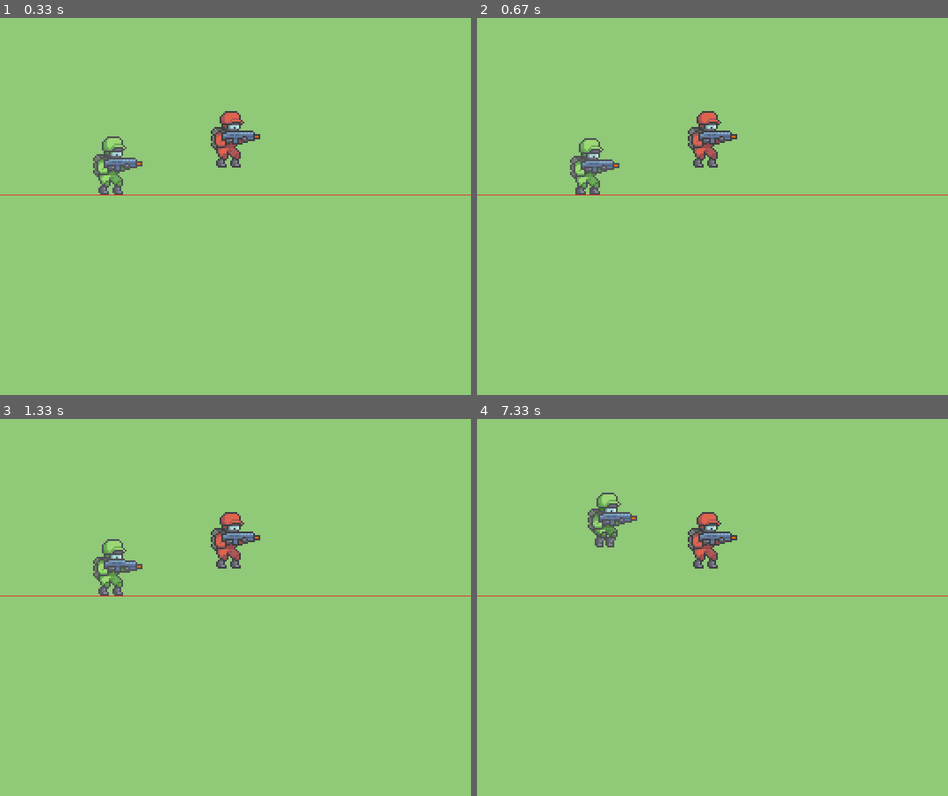
Above: before the commit, frames 1-4 (two rows, left to right).
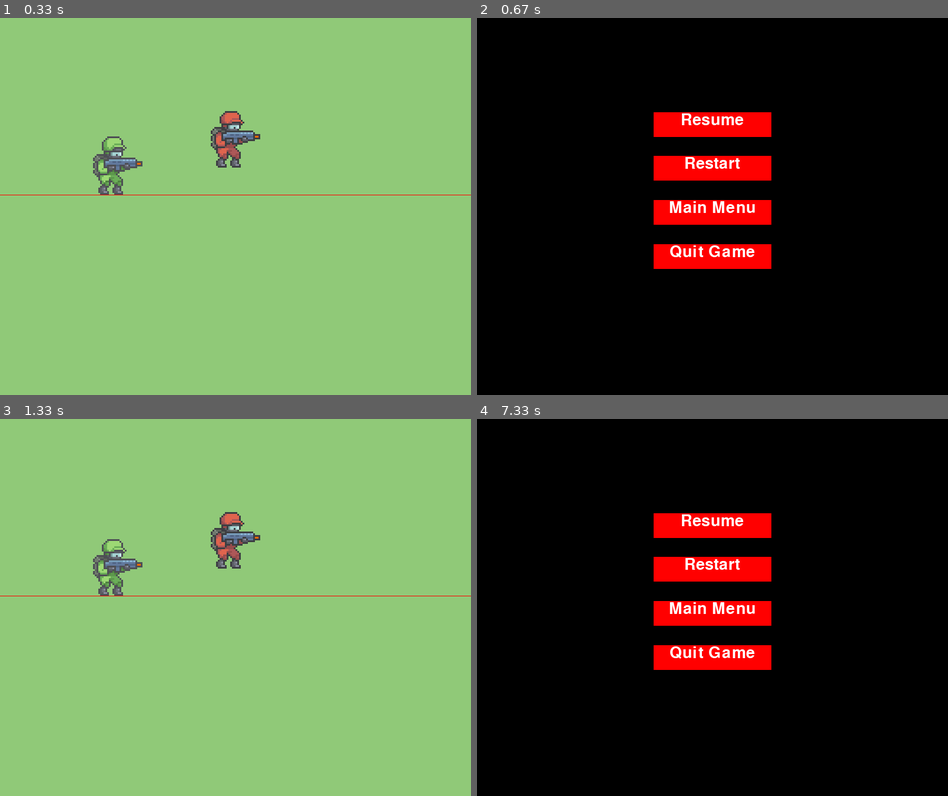
Above: after the commit, the same moments.

Repository: Kikii95/JV-Mini_Studio
Game: pygame game, started from mini Studio/main.py
The game is run twice, just before and just after one commit, with the same random seed, the same clock (stepped at 60 frames per second) and the same inputs.
Inputs:
- Up to frame 1 (0.33 s): no input
- Up to frame 2 (0.67 s): hold O from 0.33 s (still down)
- Up to frame 3 (1.33 s): release O at 0.8 s; hold O 0.83-1.3 s
- Up to frame 4 (7.33 s): tap Space at 1.33, 1.73, 2.03, 2.23, 2.57, 2.87, 3.63, 3.97, 4.27, 4.8, 5.1, 5.47, 5.87, 6.17, 6.37, 6.67, 6.87, 7.2 s; tap D at 4.88, 6.45 s; hold O from 7.13 s (still down)

Frame 1 is identical in both runs. In frame 2, 100% of the frame differs, in the area x 0-100%, y 0-100%; in frame 3, 0.2%; in frame 4, 100%.

Commit message:
debut du menu pause
il faut centrer le texte, et faire fonctionner les boutons qui ne sont pas encore fonctionnelles

Diff:
--- a/mini Studio/main.py
+++ b/mini Studio/main.py
@@ -27,6 +27,50 @@
 def draw_bg():
     screen.fill(BG)
     pygame.draw.line(screen, RED, (0, 300), (SCREEN_WIDTH, 300))
+
+
+def pause_menu():
+    paused = True
+    while paused:
+        for event in pygame.event.get():
+            if event.type == pygame.QUIT:
+                pygame.quit()
+                quit()
+
+            if event.type == pygame.KEYDOWN:
+                if event.key == pygame.K_o:
+                    paused = False
+
+        screen.fill((0, 0, 0))
+        pause_font = pygame.font.Font(None, int(SCREEN_WIDTH / 20))
+        button_width = SCREEN_WIDTH / 4
+        button_height = SCREEN_HEIGHT / 15
+
+        resume_text = pause_font.render("Resume", True, (255, 255, 255))
+        restart_text = pause_font.render("Restart", True, (255, 255, 255))
+        main_menu_text = pause_font.render("Main Menu", True, (255, 255, 255))
+        quit_text = pause_font.render("Quit Game", True, (255, 255, 255))
+
+        button_gap = SCREEN_HEIGHT / 20
+        button_y = SCREEN_HEIGHT / 4
+
+        resume_button = pygame.Rect((SCREEN_WIDTH - button_width) / 2, button_y, button_width, button_height)
+        restart_button = pygame.Rect((SCREEN_WIDTH - button_width) / 2, button_y + button_height + button_gap, button_width, button_height)
+        main_menu_button = pygame.Rect((SCREEN_WIDTH - button_width) / 2, button_y + (button_height + button_gap) * 2, button_width, button_height)
+        quit_button = pygame.Rect((SCREEN_WIDTH - button_width) / 2, button_y + (button_height + button_gap) * 3, button_width, button_height)
+
+        pygame.draw.rect(screen, (255, 0, 0), resume_button)
+        pygame.draw.rect(screen, (255, 0, 0), restart_button)
+        pygame.draw.rect(screen, (255, 0, 0), main_menu_button)
+        pygame.draw.rect(screen, (255, 0, 0), quit_button)
+
+        screen.blit(resume_text, ((SCREEN_WIDTH - resume_text.get_width()) / 2, button_y))
+        screen.blit(restart_text, ((SCREEN_WIDTH - restart_text.get_width()) / 2, button_y + button_height + button_gap))
+        screen.blit(main_menu_text, ((SCREEN_WIDTH - main_menu_text.get_width()) / 2, button_y + (button_height + button_gap) * 2))
+        screen.blit(quit_text, ((SCREEN_WIDTH - quit_text.get_width()) / 2, button_y + (button_height + button_gap) * 3))
+
+        pygame.display.update()
+        clock.tick(60)
 
 
 class Player(pygame.sprite.Sprite):
@@ -159,6 +203,8 @@
                 player.jump = True
             if event.key == pygame.K_ESCAPE:
                 run = False
+            if event.key == pygame.K_o:
+                pause_menu()
 
         # keyboard button released
         if event.type == pygame.KEYUP:
